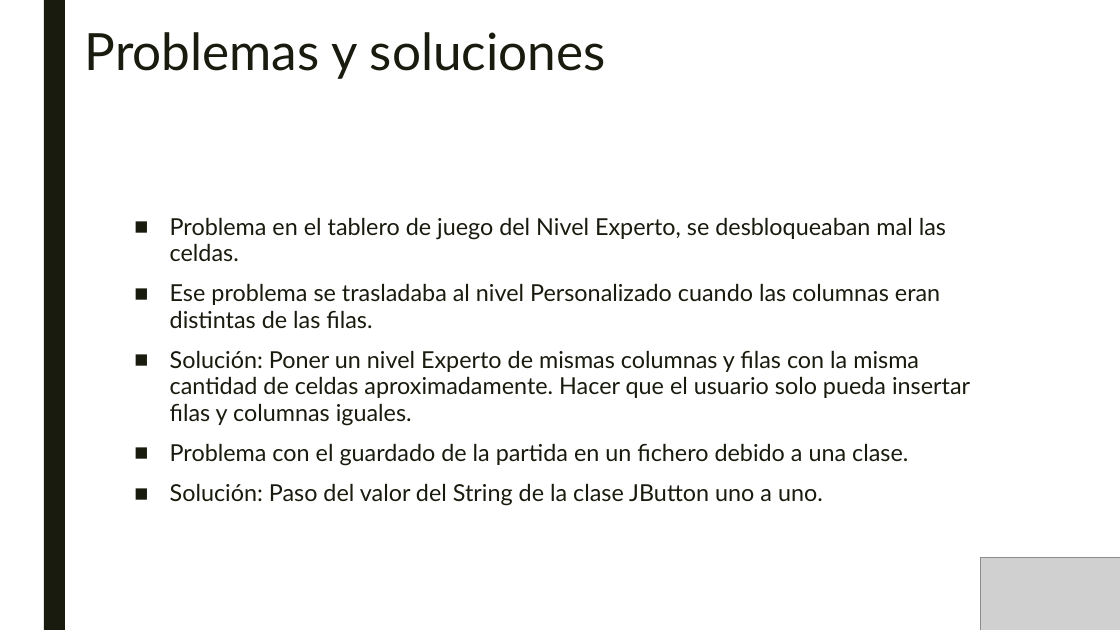
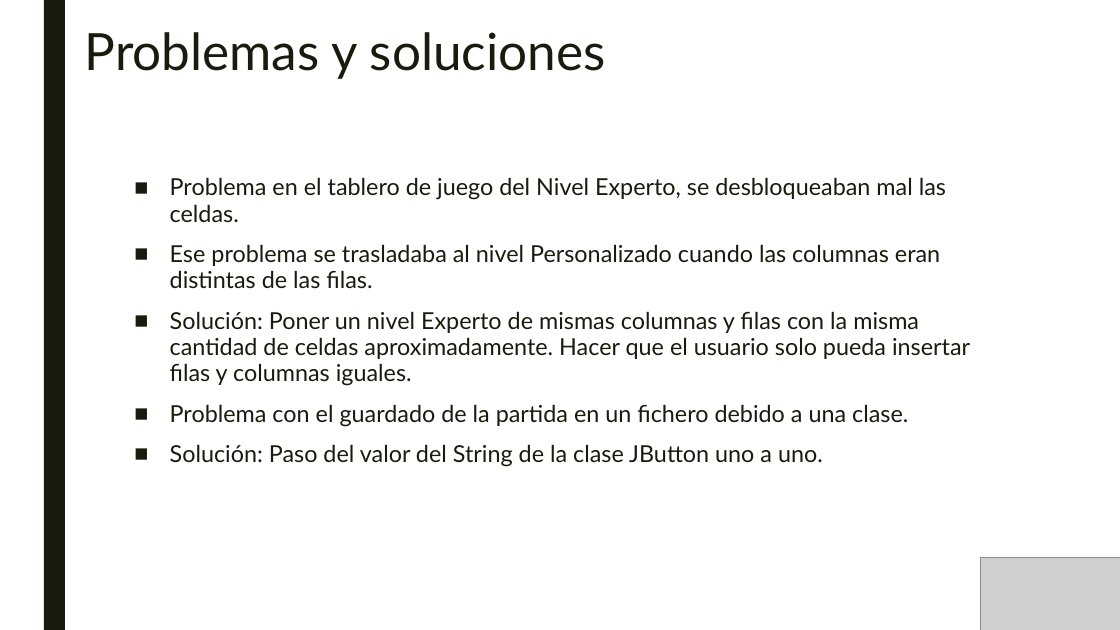
Before and after one commit to SombraJ/practicaAIS, a slide deck: slide 11 of Gestión de un proyecto Software.pptx. Drawn at 1120x630 pixels with LibreOffice and Linux fonts; fonts in the diff are those of the drawing; grey boxes stand for pictures. Boxes give left, top, right and bottom in pixels: in the first picture for what was removed or moved away, otherwise in the second. Text is boxed around its words. In the diff, an @@ line names an element or a change of style, - is before the commit and + after.

```diff
--- a/Gestión de un proyecto Software.pptx
+++ b/Gestión de un proyecto Software.pptx
@@ text "Problema en el tablero de ...": place and size @@
-text "Problema en el tablero de ..." at (170,217,970,506)
+text "Problema en el tablero de ..." at (170,177,970,467)
```
Also in this commit, not shown: 8 other slides changed.
